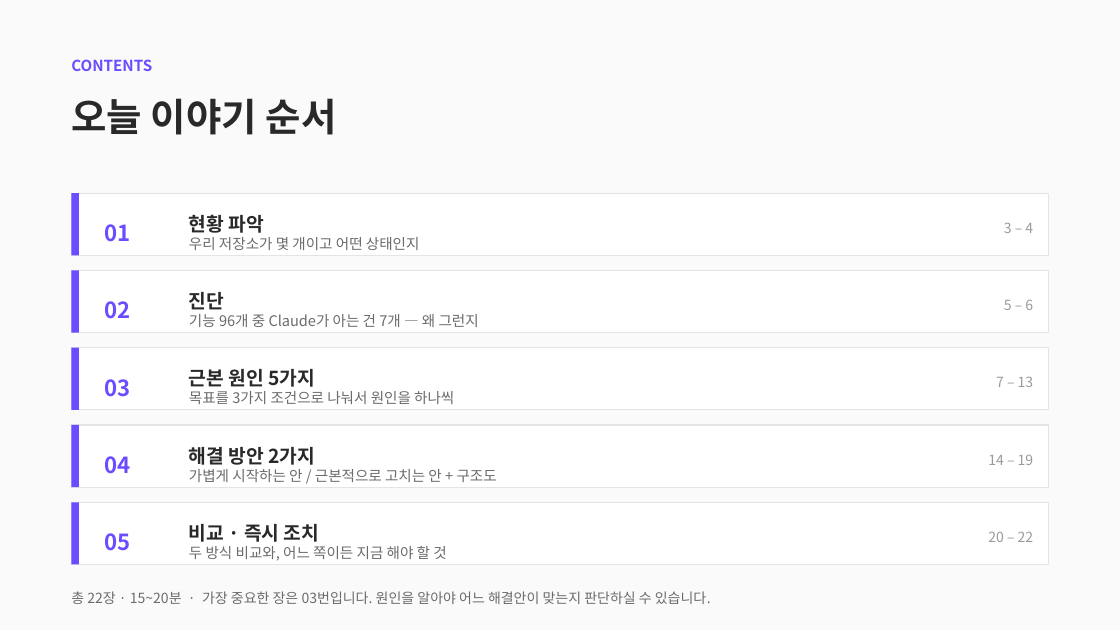
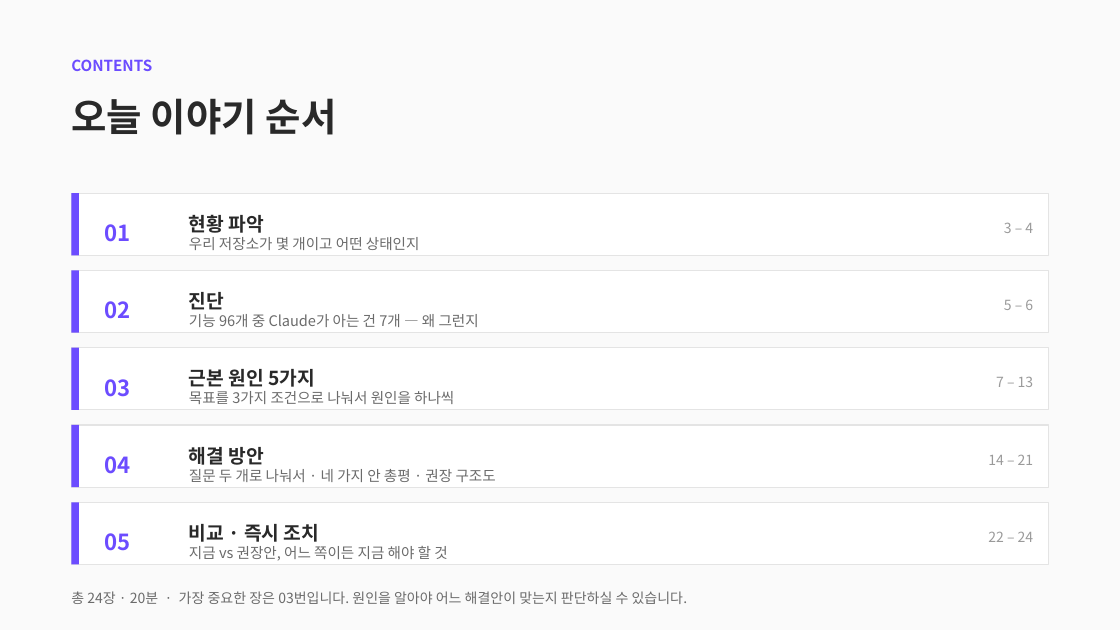
Before and after one commit to CdBd-in/design, a slide deck: slide 2 of CdBd 문서 체계 진단 및 개편 제안.pptx. Drawn at 1120x630 pixels with LibreOffice and Linux fonts; fonts in the diff are those of the drawing. Boxes give left, top, right and bottom in pixels: in the first picture for what was removed or moved away, otherwise in the second. Text is boxed around its words. In the diff, an @@ line names an element or a change of style, - is before the commit and + after.

```diff
--- a/CdBd 문서 체계 진단 및 개편 제안.pptx
+++ b/CdBd 문서 체계 진단 및 개편 제안.pptx
@@ text at (189,447,264,465): text changed @@
-해결 방안 2가지
+해결 방안
@@ text at (189,469,496,482): text changed @@
-가볍게 시작하는 안 / 근본적으로 고치는 안 + 구조도
+질문 두 개로 나눠서 · 네 가지 안 총평 · 권장 구조도
@@ text at (988,455,1034,465): text changed @@
-14 – 19
+14 – 21
@@ text at (988,532,1034,542): text changed @@
-20 – 22
+22 – 24
@@ text at (189,546,447,561): text changed @@
-두 방식 비교와, 어느 쪽이든 지금 해야 할 것
+지금 vs 권장안, 어느 쪽이든 지금 해야 할 것
@@ text at (71,591,688,604): text changed @@
-총 22장 · 15~20분 · 가장 중요한 장은 03번입니다. 원인을 알아야 어느 해결안이 맞는지 판단하실 수 있습니다.
+총 24장 · 20분 · 가장 중요한 장은 03번입니다. 원인을 알아야 어느 해결안이 맞는지 판단하실 수 있습니다.
```
Also in this commit, not shown: 5 other slides changed, 1 other file.
